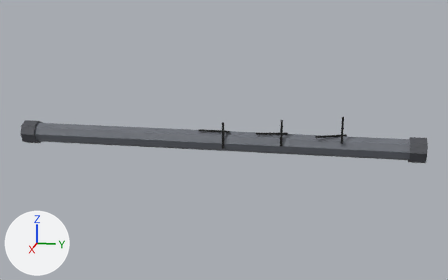
The glTF model assets/generated/items/pipe_w1.glb: old version first, new version second.
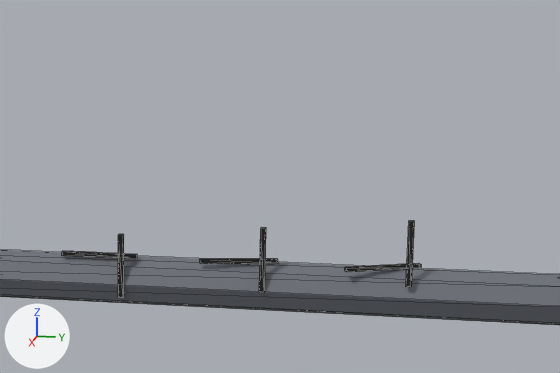
Each version is shown whole from a 50 mm lens placed at (1.16, 0.553, 0.292), pointed at (0.0, 0.321, 0.002), then close up on the part from 39% to 90% of the width and 9% to 64% of the height. Arrows for +X, +Y and +Z are at lower left; the lights stay in place. The first two pictures are the older version. The close-ups show mesh edges as thin lines. Vertices at exactly the same position are counted once.

Names of what the first close-up shows: 'pipe_w1'.
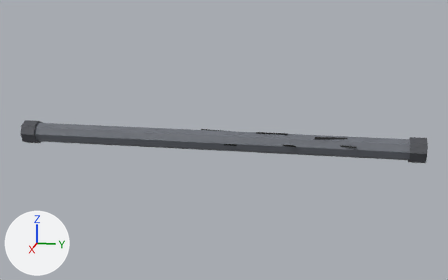
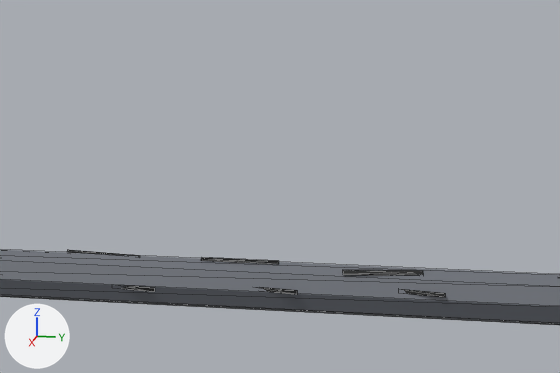
What the commit changed:
me_pipe_w1 is used by ob_pipe_w1; location (0.0, 0.0, 0.0).
me_pipe_w1 had 96 vertices, 156 faces and spanned x -0.024..0.024, y -0.1..0.7, z -0.024..0.061.
me_pipe_w1 now has 96 vertices, 156 faces and spans x -0.024..0.024, y -0.1..0.7, z -0.024..0.024.
me_pipe_w1 part 1: the loose piece of 8 vertices spanning x 0.018..0.021, y 0.321..0.325, z -0.01..0.041 is deleted.
me_pipe_w1 part 2: the loose piece of 8 vertices spanning x 0.018..0.021, y 0.545..0.549, z 0.01..0.061 is deleted.
me_pipe_w1 part 3: the loose piece of 8 vertices spanning x 0.018..0.021, y 0.433..0.437, z 0.0..0.051 is deleted.
Part 4, on me_pipe_w1:
12 vertices are removed from x -0.006..0.016, y 0.272..0.556, z 0.02..0.023.
27 faces are deleted.
12 vertices move from x 0.0..0.022, y 0.334..0.5, z 0.02..0.023 to x -0.005..0.016, y 0.333..0.497, z 0.016..0.021.
27 vertices are added at x -0.013..0.024, y 0.272..0.558, z -0.003..0.02.
9 new vertices lie (0.006, 0.035, 0.0) away from vertices in x 0.015..0.018, y 0.315..0.54, z -0.003..0.007.
63 new faces join them.

What differs and where, as boxes (x1, y1, x2, y2) in the close-ups (560 x 373 px):
'pipe_w1', reshaped: before (0, 221, 560, 325); after (0, 249, 560, 325)
part 1 of me_pipe_w1, deleted: before (118, 234, 124, 298)
part 2 of me_pipe_w1, deleted: before (406, 221, 414, 287)
part 3 of me_pipe_w1, deleted: before (259, 228, 266, 293)
part 4 of me_pipe_w1, reshaped: before (62, 251, 421, 272); after (67, 250, 445, 297)
